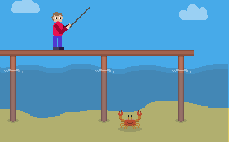
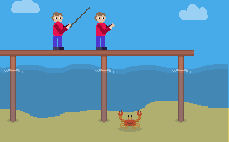
Revision of a layered (229, 142) image; what changed, layer by layer:
added layer "chazr copy 2" above "spool" over [94, 12, 115, 50]
